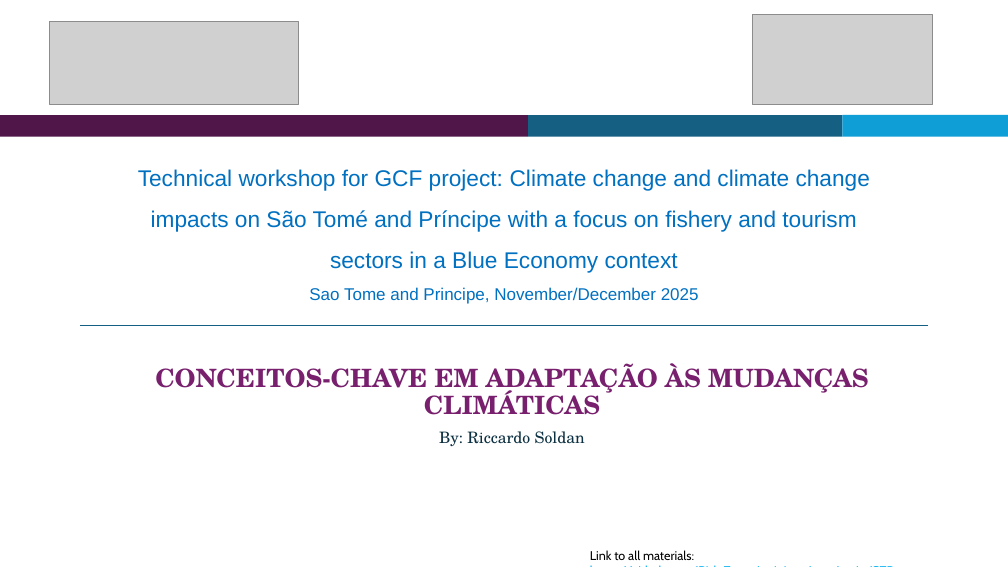
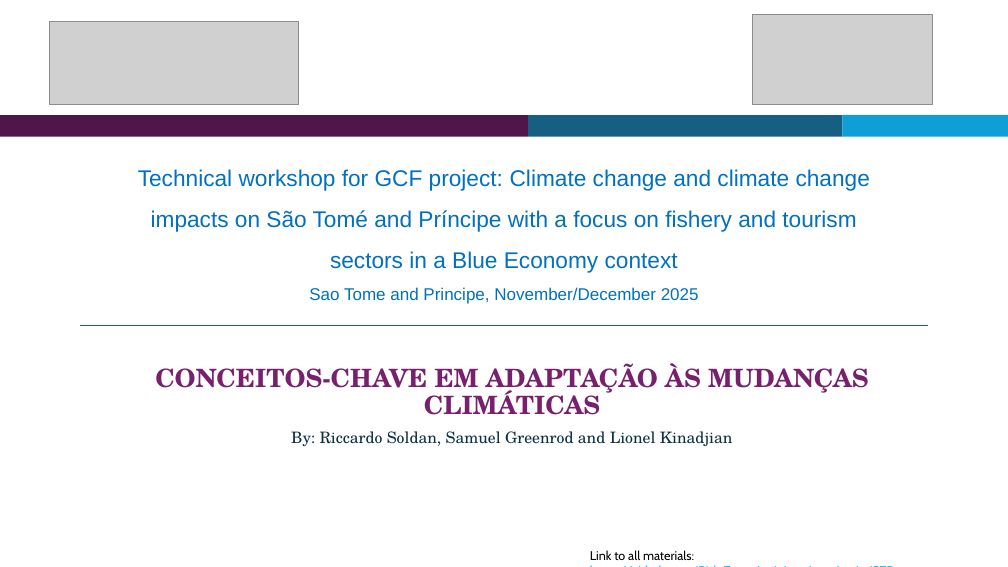
Before and after one commit to Risk-Team/trainings, a slide deck: slide 18 of STP/presentations/GCF and climate change adaptation concepts.pptx (slide 19 before the commit). Drawn at 1008x567 pixels with LibreOffice and Linux fonts; fonts in the diff are those of the drawing; grey boxes stand for pictures. Boxes give left, top, right and bottom in pixels: in the first picture for what was removed or moved away, otherwise in the second. Text is boxed around its words. In the diff, an @@ line names an element or a change of style, - is before the commit and + after.

```diff
--- a/STP/presentations/GCF and climate change adaptation concepts.pptx
+++ b/STP/presentations/GCF and climate change adaptation concepts.pptx
@@ subtitle at (291,431,733,446): text changed @@
-By: Riccardo Soldan
+By: Riccardo Soldan, Samuel Greenrod and Lionel Kinadjian
```
Also in this commit, not shown: 2 other slides changed, 1 slide added, 1 slide removed, 6 other files.
